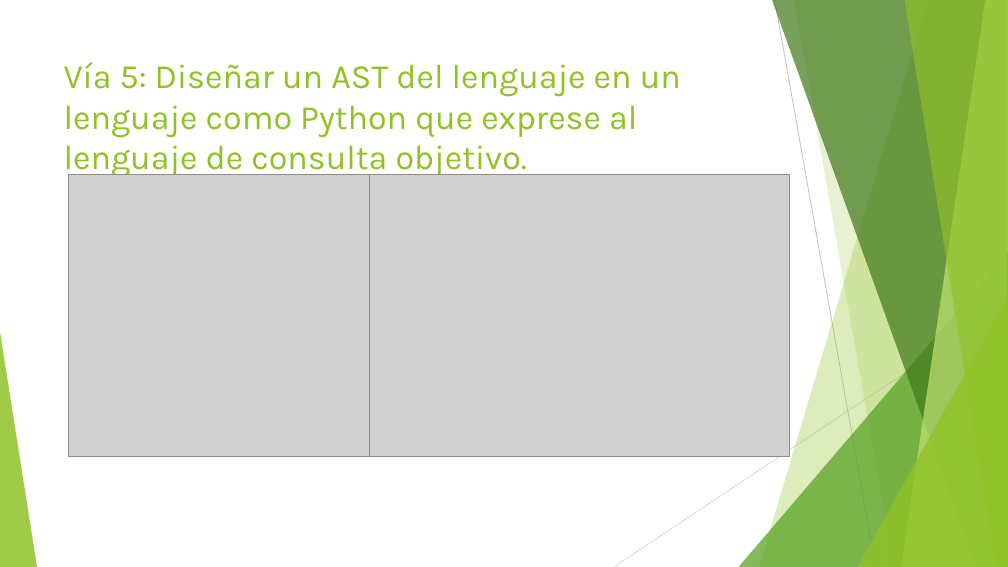
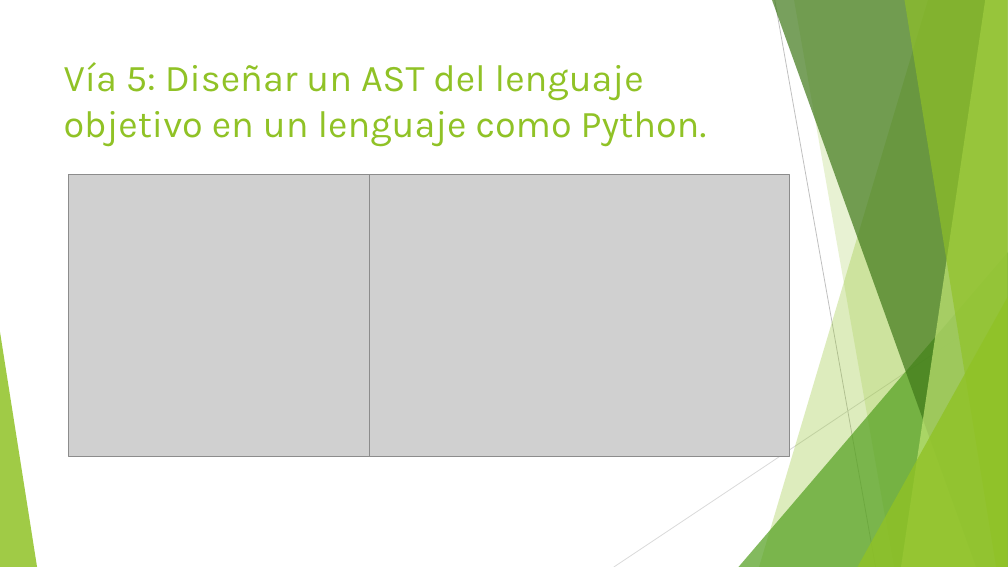
Before and after one commit to rolysr/nl2ql, a slide deck: slide 28 of docs/thesis/ZeroShot_NLQL_RolandoSánchezRamos_C411.pptx. Drawn at 1008x567 pixels with LibreOffice and Linux fonts; fonts in the diff are those of the drawing; grey boxes stand for pictures. Boxes give left, top, right and bottom in pixels: in the first picture for what was removed or moved away, otherwise in the second. Text is boxed around its words. In the diff, an @@ line names an element or a change of style, - is before the commit and + after.

```diff
--- a/docs/thesis/ZeroShot_NLQL_RolandoSánchezRamos_C411.pptx
+++ b/docs/thesis/ZeroShot_NLQL_RolandoSánchezRamos_C411.pptx
@@ title at (64,62,707,146): text changed; size 32.4 to 36 pt @@
-Vía 5: Diseñar un AST del lenguaje en un lenguaje como Python que exprese al lenguaje de consulta objetivo.
+Vía 5: Diseñar un AST del lenguaje objetivo en un lenguaje como Python.
```
